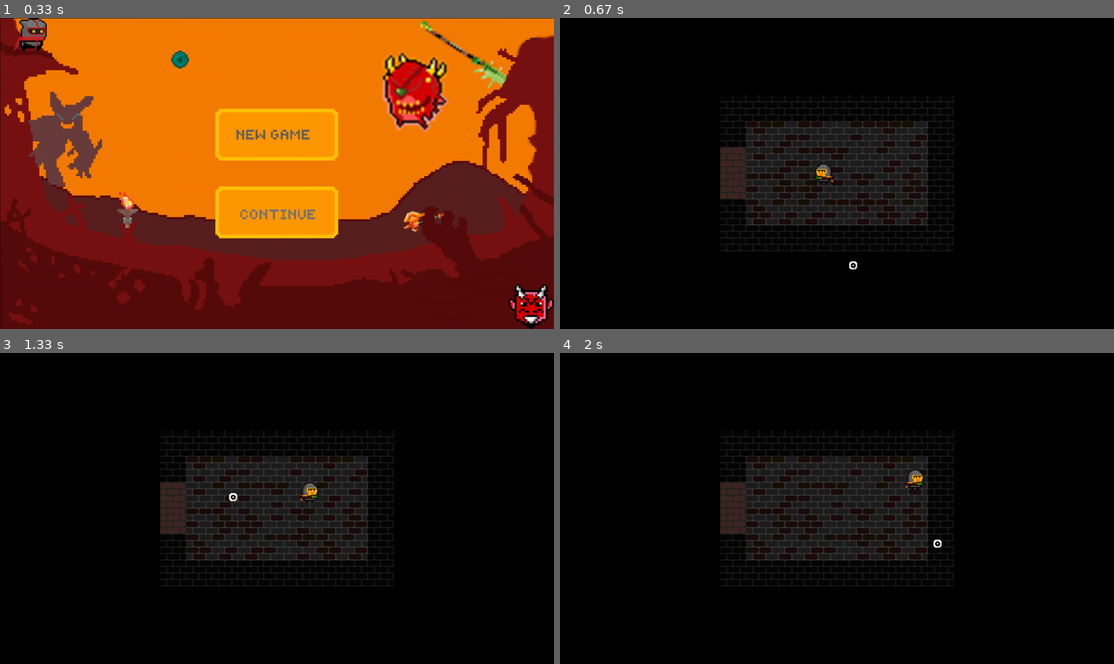
Above: before the commit, frames 1-4 (two rows, left to right).
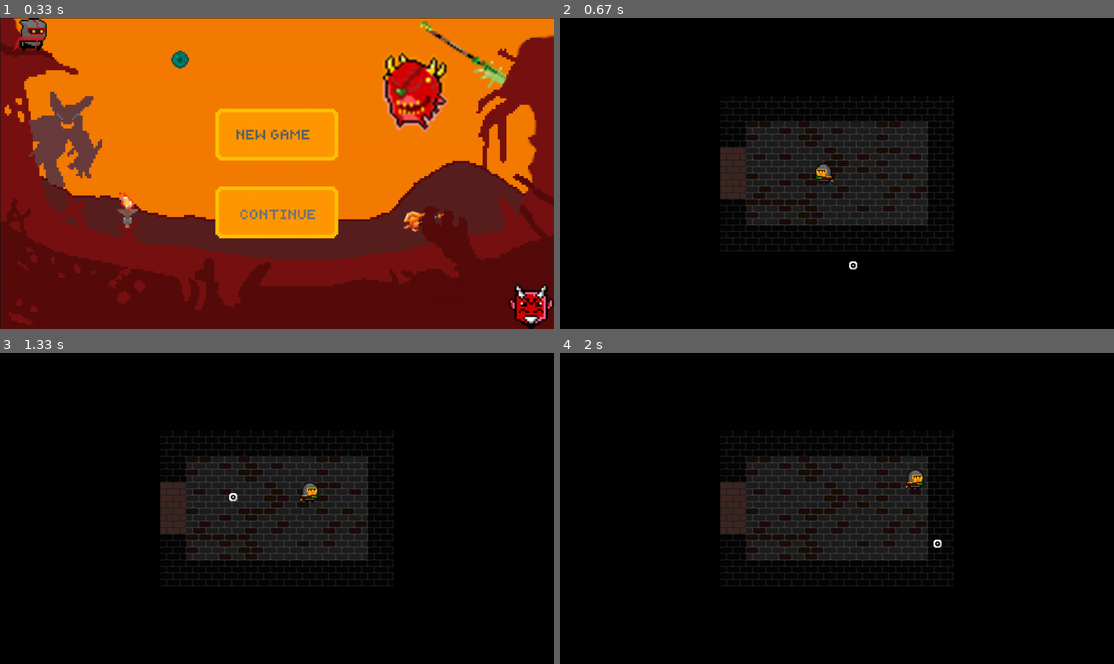
Above: after the commit, the same moments.

Repository: VladislavTuzov/PyGame
Game: pygame game, started from main.py
The game is run twice, just before and just after one commit, with the same random seed, the same clock (stepped at 60 frames per second) and the same inputs.
Inputs (mouse positions are in pixels of both pictures, inside the frame that each line leads up to):
- Up to frame 1 (0.33 s): no input
- Up to frame 2 (0.67 s): press the mouse at (837, 133) at 0.37 s; move the mouse to (842, 198) at 0.47 s; release the mouse at (853, 263) at 0.6 s
- Up to frame 3 (1.33 s): hold Right 0.67-1.13 s; move the mouse to (332, 530) at 0.7 s; hold Up from 1.17 s (still down); move the mouse to (232, 496) at 1.2 s
- Up to frame 4 (2 s): release Up at 1.47 s; hold Right 1.5-1.97 s; move the mouse to (936, 542) at 1.53 s

Frame 1 is identical in both runs. In frame 2, 0.2% of the frame differs, in the area x 35-66%, y 33-65%; in frame 3, 0.2%; in frame 4, 0.2%.

Commit message:
randomize enemies spawns

Diff:
--- a/classes/generation.py
+++ b/classes/generation.py
@@ -1,6 +1,6 @@
 from collections import deque
 import os
-from random import choice
+from random import choice, sample
 
 import pygame
 
@@ -174,7 +174,13 @@
                     portal = Portal(screen_center_x, screen_center_y)
                     self.other_sprites.add(portal)
 
+        self.randomize_enemies_spawns()
+
         return image
+
+    def randomize_enemies_spawns(self):
+        if self.enemies_spawnpoints:
+            self.enemies_spawnpoints = sample(self.enemies_spawnpoints, 5)
 
     def close_gates(self):
         self.walls.extend(self.gates)
--- a/patterns.py
+++ b/patterns.py
@@ -59,13 +59,13 @@
 
 pattern = ('WWWWWWWWWWWWWWWWWWWW',
            'W                  W',
-           'W   E         E    W',
            'W                  W',
-           'W       E          W',
+           'W   EEEEEEEEEEEE   W',
+           'W   EEEEEEEEEEEE   W',
+           'W   EEEEEEEEEEEE   W',
+           'W   EEEEEEEEEEEE   W',
+           'W   EEEEEEEEEEEE   W',
            'W                  W',
-           'W   E    B         W',
-           'W                  W',
-           'W             E    W',
            'W                  W',
            'WWWWWWWWWWWWWWWWWWWW',)
 
